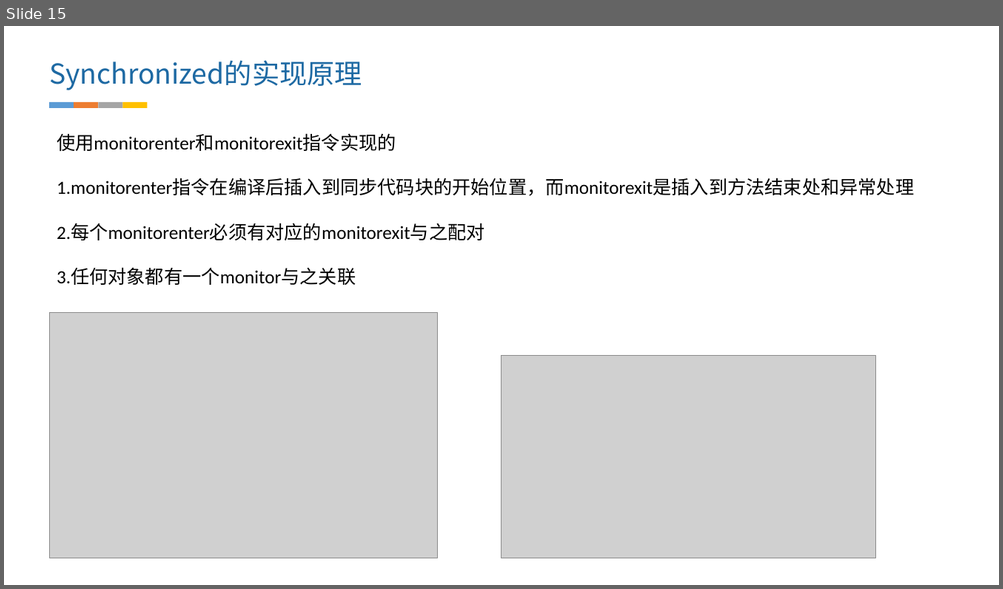
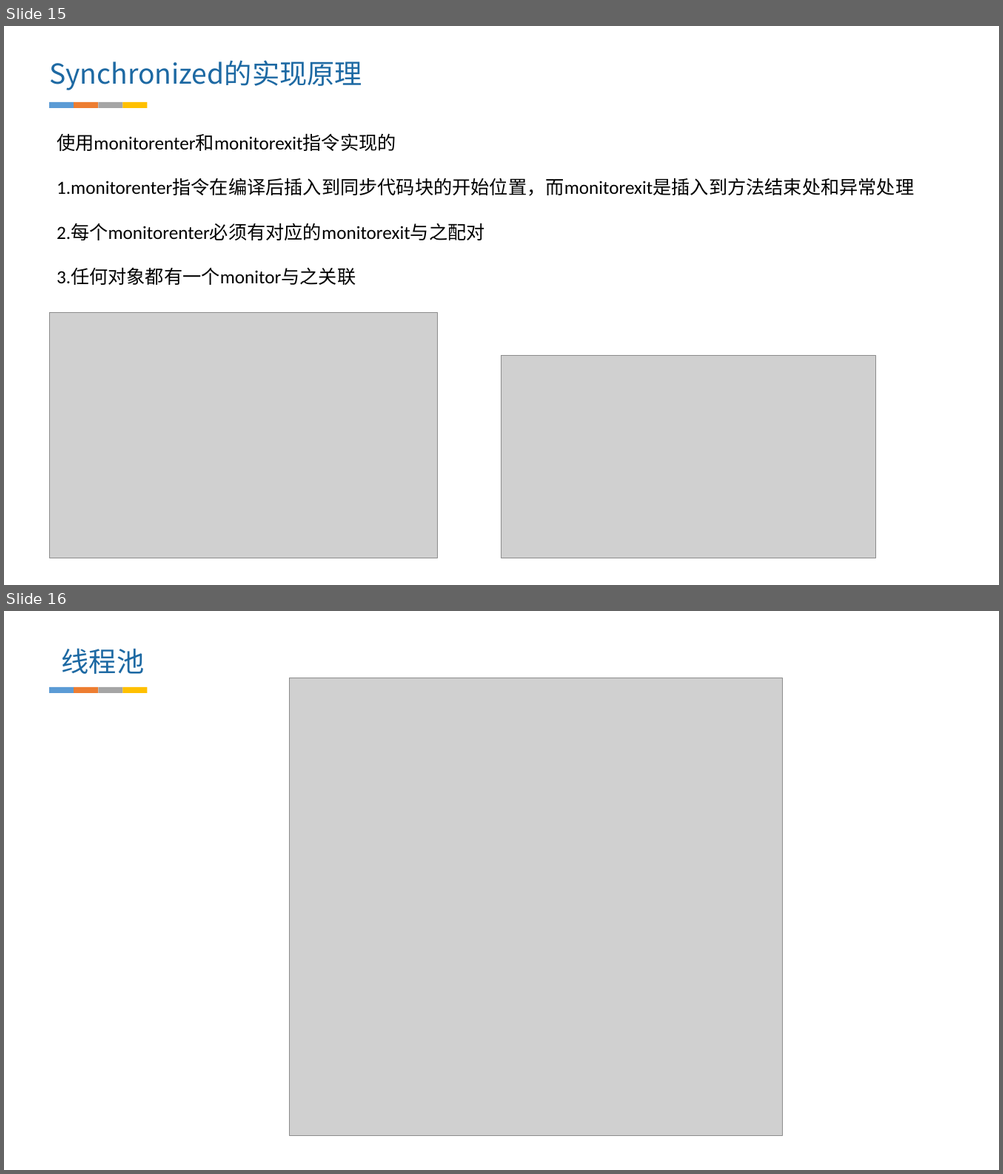
Before and after one commit to zhangwan/MyPostImg, a slide deck: 文档/享学笔记/java基础/线程.pptx. Shown one above the other, each under a label of ours: slide 15 before the commit, slides 15 and 16 after it. The pictures are 1003x589 and 1003x1174 pixels, drawn with LibreOffice and Linux fonts; fonts in the diff are those of the drawing; grey boxes stand for pictures. Boxes give left, top, right and bottom in pixels: in the first picture for what was removed or moved away, otherwise in the second. Text is boxed around its words. In the diff, an @@ line names an element or a change of style, - is before the commit and + after.

```diff
--- a/文档/享学笔记/java基础/线程.pptx
+++ b/文档/享学笔记/java基础/线程.pptx
@@ slide 16 added at [4,611,999,1170], background #FFFFFF @@
@@ text added at [62,648,145,674], 26.7 pt, text #1D69A3 @@
+线程池
@@ group added at [50,687,148,693]: 4 rectangles @@
@@ picture added at [290,678,782,1136] @@
```
Also in this commit, not shown: 3 other slides added, 3 slides removed, 1 other file.
